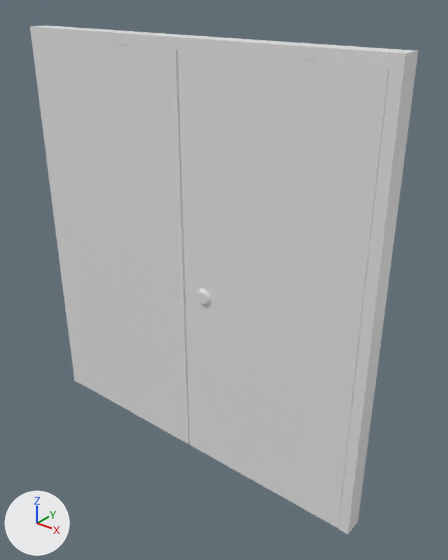
Renders of the Blender file Assets/Models/Modular Metric/Blender/Doors/door shape 3.blend from each side of a commit.
Rendered twice from a 50 mm camera at (8.23, -4.97, 4.03) aimed at (2.75, 1.88, -0.21). The lights are fixed; the arrows at lower left show +X, +Y and +Z.

Before the edit, the objects in view are built like this:
```python
me_cube_016 = bpy.data.meshes.new('Cube.016')
me_cube_016.from_pydata(...)  # 24 vertices, 18 faces; spans x -1.0..77.3, y -1.0..1.0, z -1.0..1.0
me_plane_001 = bpy.data.meshes.new('Plane.001')
me_plane_001.from_pydata(...)  # a box spanning x -1.0..1.0, y -1.0..1.0, z 0.0..0.05
me_plane_002 = bpy.data.meshes.new('Plane.002')
me_plane_002.from_pydata(...)  # a box spanning x -1.0..1.0, y -1.0..1.0, z 0.0..0.05
ob_cube = bpy.data.objects.new('Cube', me_cube_016)
ob_cube.location = (-0.81, 1.62, -0.15)
ob_cube.scale = (0.0812, 0.159, 3.33)
ob_plane = bpy.data.objects.new('Plane', me_plane_001)
ob_plane.location = (3.8, 1.46, -0.13)
ob_plane.rotation_euler = (-1.571, 1.571, 0.0)  # degrees (-90, 90, 0)
ob_plane.scale = (3.33, 1.5, 1.0)
ob_plane_001 = bpy.data.objects.new('Plane.001', me_plane_002)
ob_plane_001.location = (0.77, 1.46, -0.13)
ob_plane_001.rotation_euler = (-1.571, 1.571, 0.0)  # degrees (-90, 90, 0)
ob_plane_001.scale = (3.33, 1.5, 1.0)
```
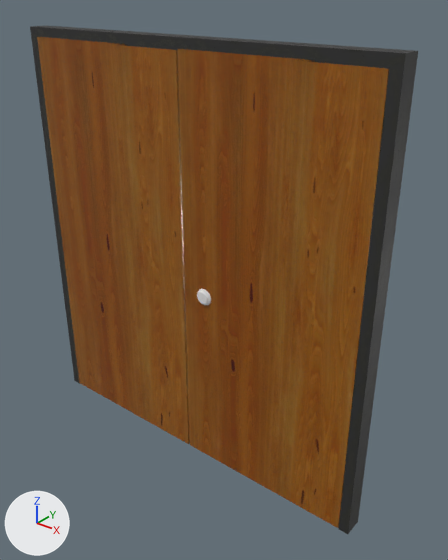
Commit message: finished doors

Changed parts and their boxes (x1, y1, x2, y2) in the pictures (448 x 560 px):
'Plane', recoloured (grey to brown): (178, 49, 389, 528) in both
'Plane.001', recoloured (grey to brown): (37, 37, 190, 444) in both
'Cube', recoloured (grey to black): (30, 25, 418, 534) in both

The change in detail:
Picture 'GWC Peeling Paint_Metallic.jpg' (img_gwc_peeling_paint_metallic_jpg) is new.
Picture 'GWC Peeling Paint_Normal.jpg' (img_gwc_peeling_paint_normal_jpg) is new.
Picture 'GWC Peeling Paint_Roughness.jpg' (img_gwc_peeling_paint_roughness_jpg) is new.
Picture 'GWC Peeling Paint_BaseColor.jpg' (img_gwc_peeling_paint_basecolor_jpg) is new.
Picture 'spruce wood varnished_roughness.jpg' (img_spruce_wood_varnished_roughness_jpg) is new.
Picture 'spruce wood varnished_normal.jpg' (img_spruce_wood_varnished_normal_jpg) is new.
Picture 'spruce wood varnished_height.jpg' (img_spruce_wood_varnished_height_jpg) is new.
Picture 'spruce wood varnished_albedo.jpg' (img_spruce_wood_varnished_albedo_jpg) is new.
Material 'Material.002' (mat_material_002) is new.
Uses the picture img_gwc_peeling_paint_basecolor_jpg.
Uses the picture img_gwc_peeling_paint_metallic_jpg.
Uses the picture img_gwc_peeling_paint_normal_jpg.
Uses the picture img_gwc_peeling_paint_roughness_jpg.
Material 'Material' (mat_material) is new.
Uses the picture img_spruce_wood_varnished_albedo_jpg.
Uses the picture img_spruce_wood_varnished_height_jpg.
Uses the picture img_spruce_wood_varnished_normal_jpg.
Uses the picture img_spruce_wood_varnished_roughness_jpg.
me_plane_001 has 8 vertices, 6 faces and spans x -1.0..1.0, y -1.0..1.0, z 0.0..0.05.
me_plane_001 now uses material mat_material.
me_plane_002 has 8 vertices, 6 faces and spans x -1.0..1.0, y -1.0..1.0, z 0.0..0.05.
me_plane_002 now uses material mat_material.
me_cube_016 has 24 vertices, 18 faces and spans x -1.0..77.3, y -1.0..1.0, z -1.0..1.0.
me_cube_016 now uses material mat_material_002.
